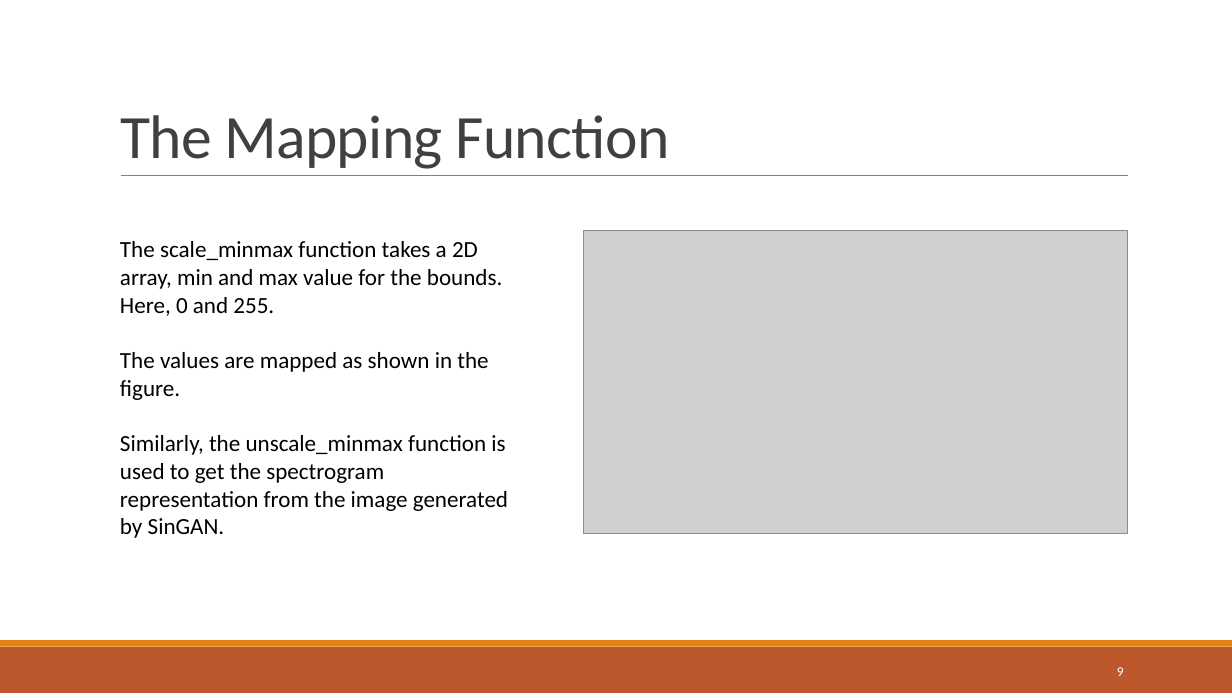
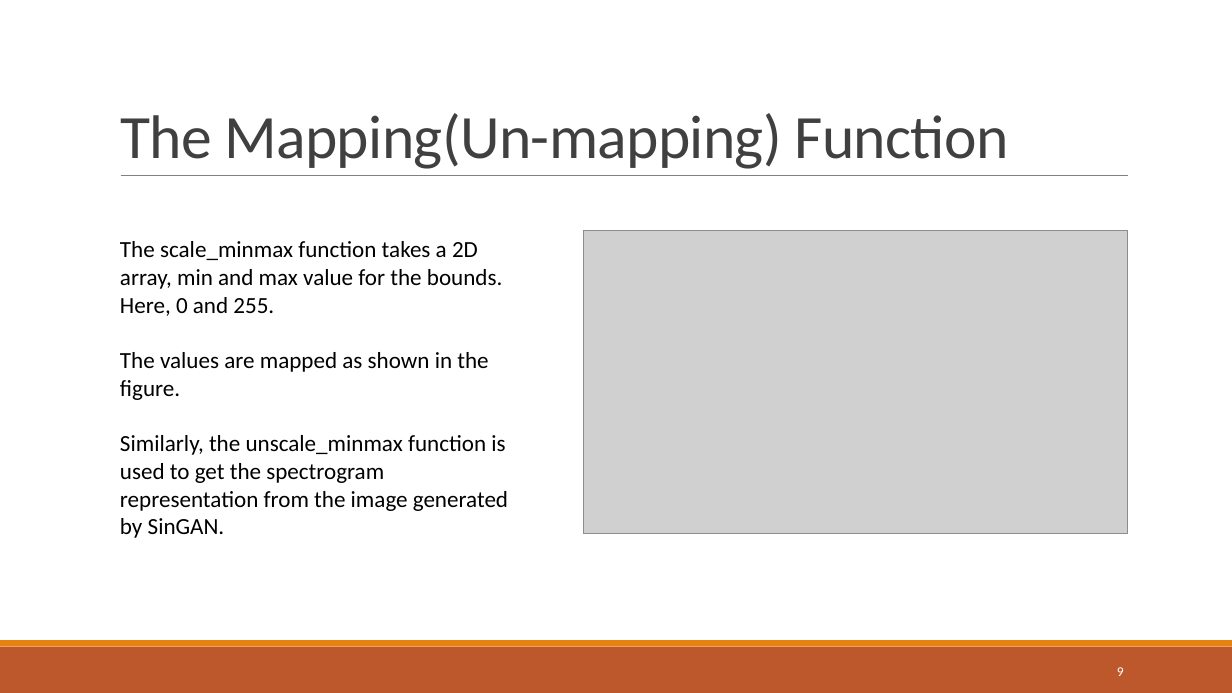
Before and after one commit to shashankshirol/GeneratingNoisySpeechData, a slide deck: slide 9 of PPTs/Shashank/Week - 1.pptx. Drawn at 1232x693 pixels with LibreOffice and Linux fonts; fonts in the diff are those of the drawing; grey boxes stand for pictures. Boxes give left, top, right and bottom in pixels: in the first picture for what was removed or moved away, otherwise in the second. Text is boxed around its words. In the diff, an @@ line names an element or a change of style, - is before the commit and + after.

```diff
--- a/PPTs/Shashank/Week - 1.pptx
+++ b/PPTs/Shashank/Week - 1.pptx
@@ title at bbox=[120, 113, 1009, 169]: text changed @@
-The Mapping Function
+The Mapping(Un-mapping) Function
```
Also in this commit, not shown: 3 other slides changed, 1 slide added.
